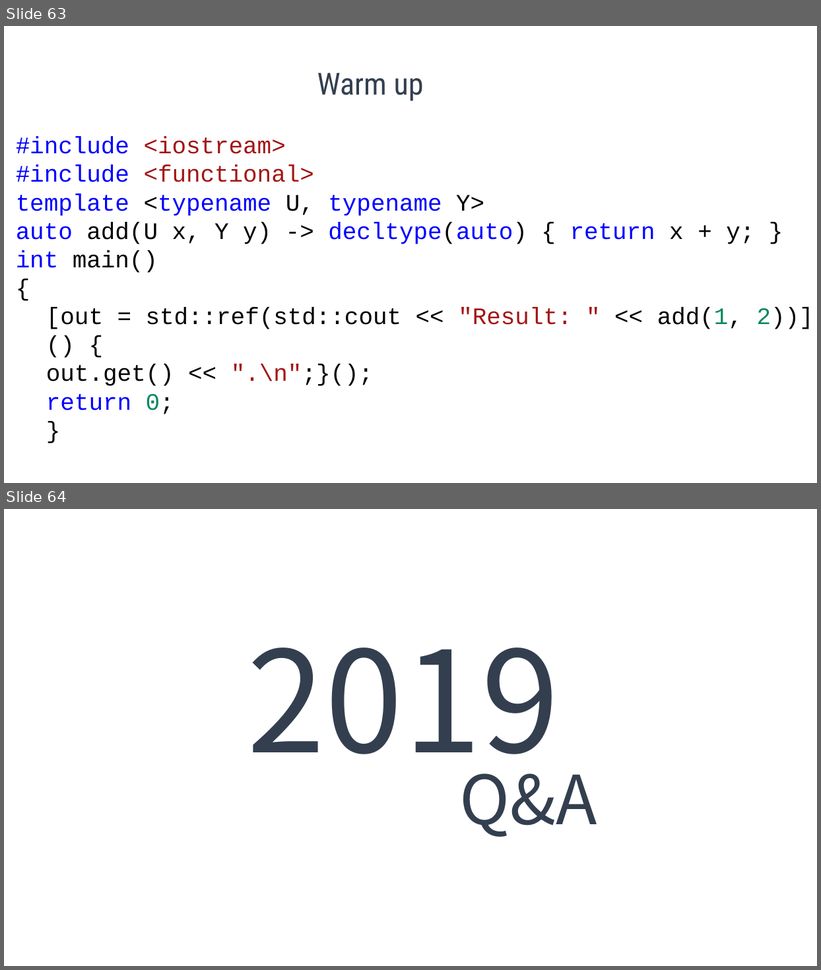
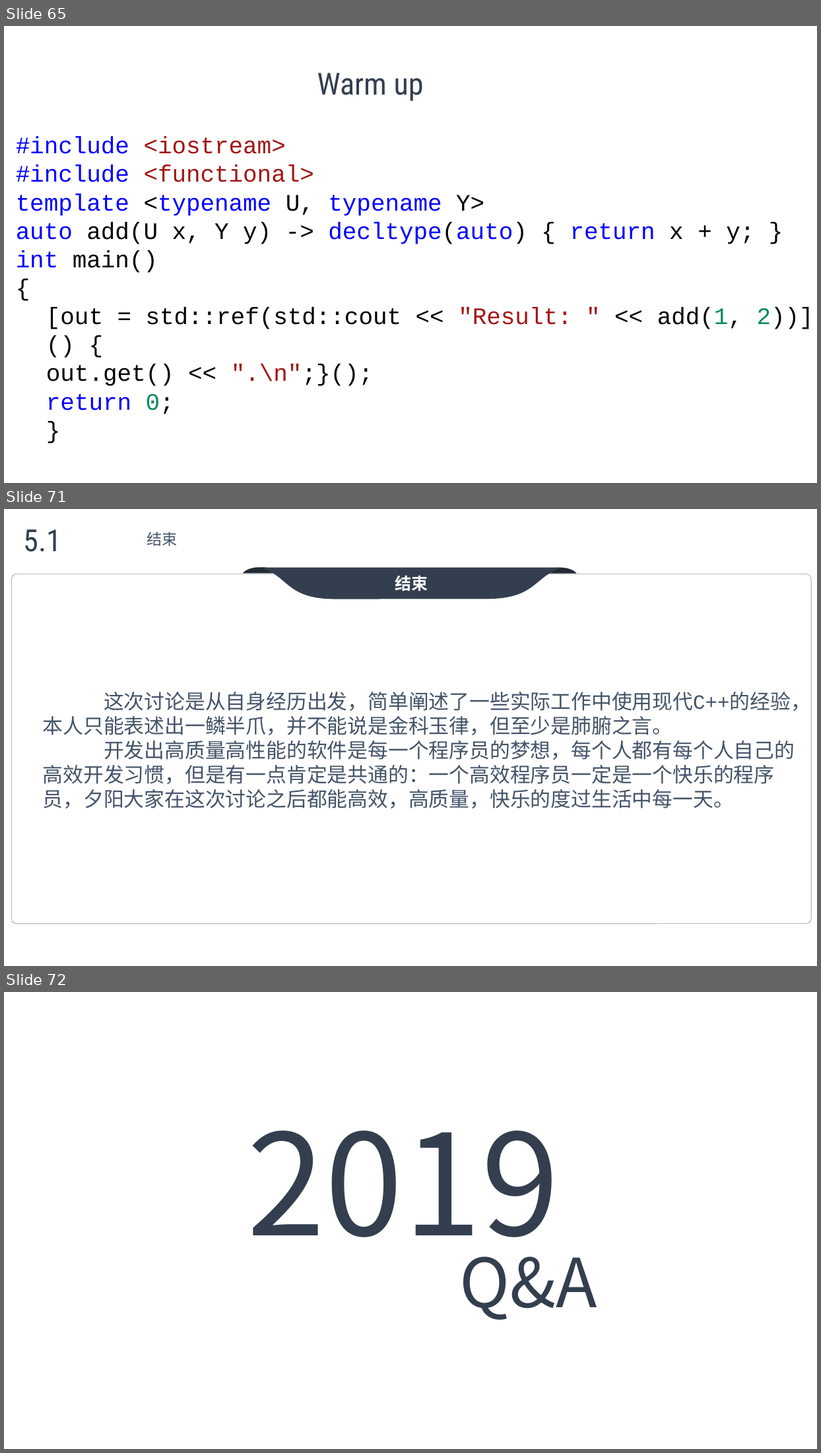
Before and after one commit to max4sharing/modern_cpp, a slide deck: C++11.pptx. Shown one above the other, each under a label of ours: slides 63 and 64 before the commit, slides 65, 71 and 72 after it; the slides between them are not shown. The pictures are 821x970 and 821x1453 pixels, drawn with LibreOffice and Linux fonts; fonts in the diff are those of the drawing; background and template pictures are left out. Boxes give left, top, right and bottom in pixels: in the first picture for what was removed or moved away, otherwise in the second. Text is boxed around its words. In the diff, an @@ line names an element or a change of style, - is before the commit and + after.

```diff
--- a/C++11.pptx
+++ b/C++11.pptx
@@ slide 71 added at box(4, 509, 817, 966), background picture (left out) @@
@@ text added at box(23, 529, 61, 552), 36 pt, text #333F4F @@
+5.1
@@ text added at box(147, 531, 177, 546), 18 pt, text #445469 @@
+结束
@@ group added at box(12, 568, 812, 923): 3 freeform shapes, 1 rounded rectangle @@
+结束
@@ text added at box(43, 692, 811, 809), 24 pt, text #445469 @@
+这次讨论是从自身经历出发，简单阐述了一些实际工作中使用现代C++的经验，本人只能表述出一鳞半爪，并不能说是金科玉律，但至少是肺腑之言。
+开发出高质量高性能的软件是每一个程序员的梦想，每个人都有每个人自己的高效开发习惯，但是有一点肯定是共通的：一个高效程序员一定是一个快乐的程序员，夕阳大家在这次讨论之后都能高效，高质量，快乐的度过生活中每一天。
@@ what was slide 63 is now slide 65 @@
@@ what was slide 64 is now slide 72 @@
```
Also in this commit, not shown: 7 other slides added.
